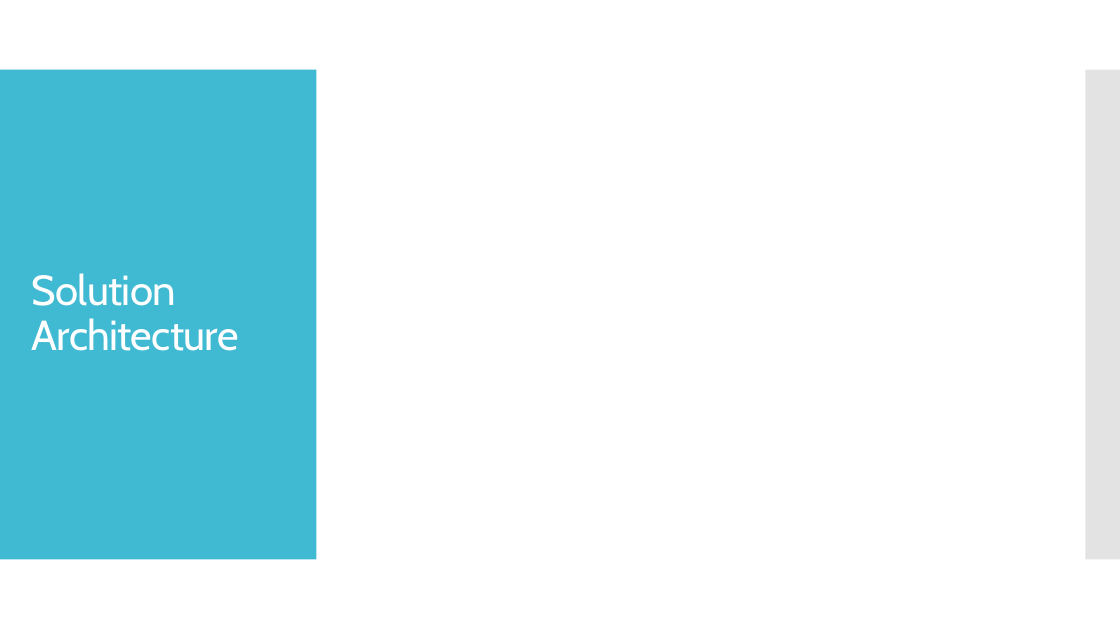
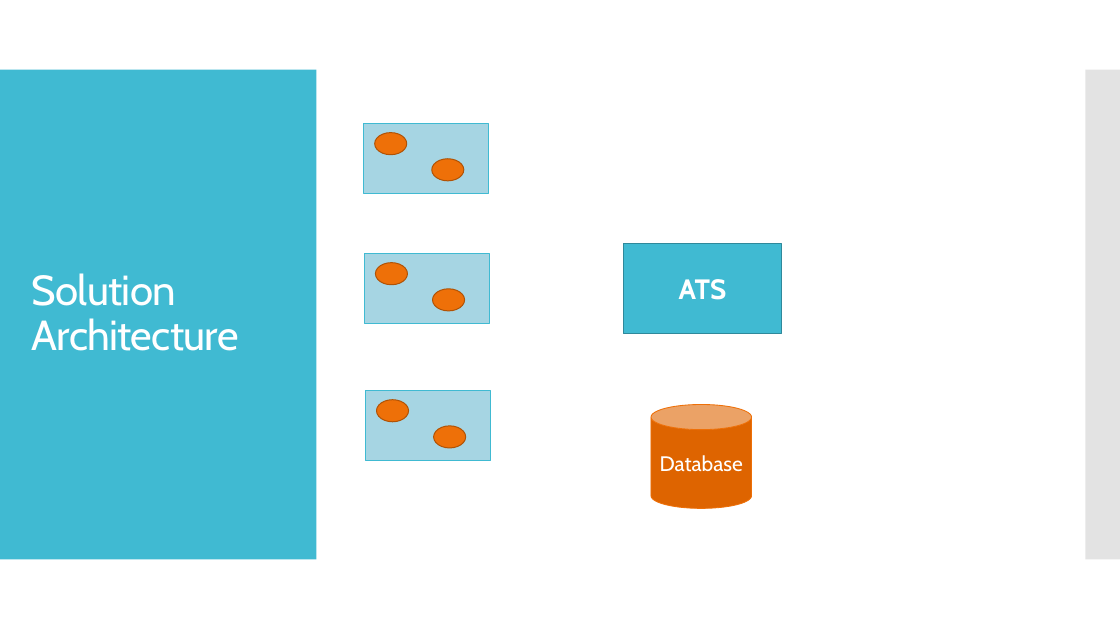
Before and after one commit to k4rriL/ATS, a slide deck: slide 3 of Presentation/Automatic Ticketing System (ATS).pptx. Drawn at 1120x630 pixels with LibreOffice and Linux fonts; fonts in the diff are those of the drawing. Boxes give left, top, right and bottom in pixels: in the first picture for what was removed or moved away, otherwise in the second. Text is boxed around its words. In the diff, an @@ line names an element or a change of style, - is before the commit and + after.

Commit message:
Presentation Changes

```diff
--- a/Presentation/Automatic Ticketing System (ATS).pptx
+++ b/Presentation/Automatic Ticketing System (ATS).pptx
@@ rectangle added at (364,124,489,193), fill #A7D5E3, outline #40BAD2 0.75 pt @@
@@ ellipse added at (375,133,407,155), fill #EE7008, outline #B05306 0.85 pt @@
@@ ellipse added at (432,159,464,181), fill #EE7008, outline #B05306 0.85 pt @@
@@ rectangle added at (365,254,490,323), fill #A7D5E3, outline #40BAD2 0.75 pt @@
@@ ellipse added at (376,263,408,285), fill #EE7008, outline #B05306 0.85 pt @@
@@ rectangle added at (623,243,781,334), fill #40BAD2, outline #2F8A9B 0.85 pt, 24 pt, text #FFFFFF, bold @@
+ATS
@@ ellipse added at (433,289,465,311), fill #EE7008, outline #B05306 0.85 pt @@
@@ rectangle added at (365,391,491,460), fill #A7D5E3, outline #40BAD2 0.75 pt @@
@@ ellipse added at (376,400,408,422), fill #EE7008, outline #B05306 0.85 pt @@
@@ cylinder added at (651,405,752,509), fill #DF6500, outline #EE7008 0.75 pt, 18 pt, text #FFFFFF @@
+Database
@@ ellipse added at (434,426,465,448), fill #EE7008, outline #B05306 0.85 pt @@
```
Also in this commit, not shown: 1 other slide changed.
